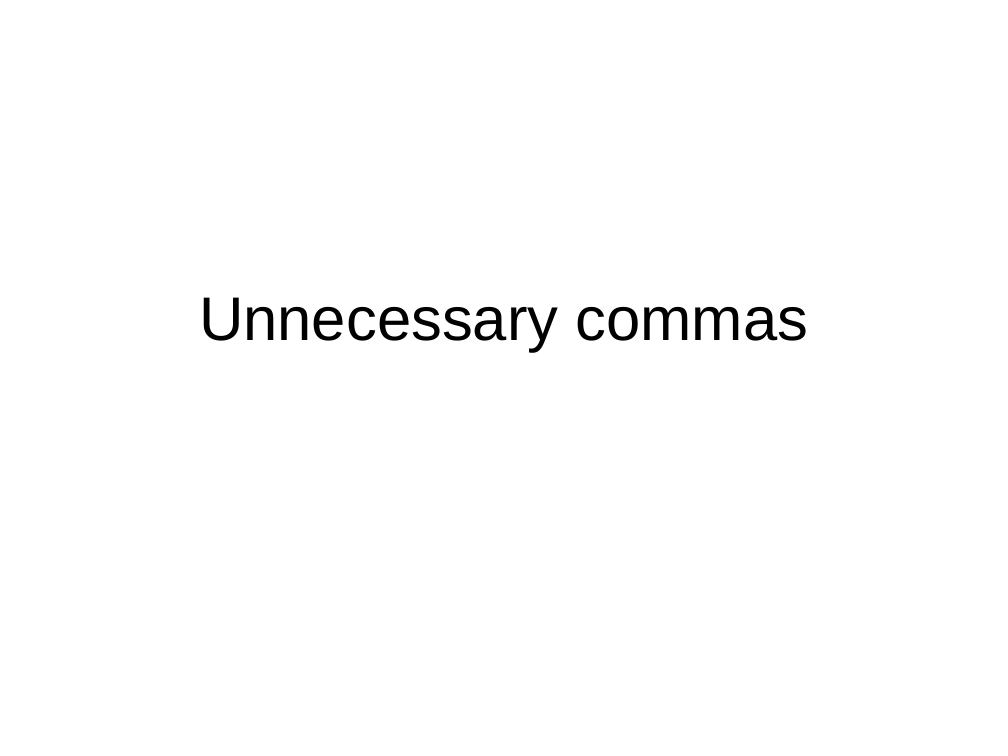
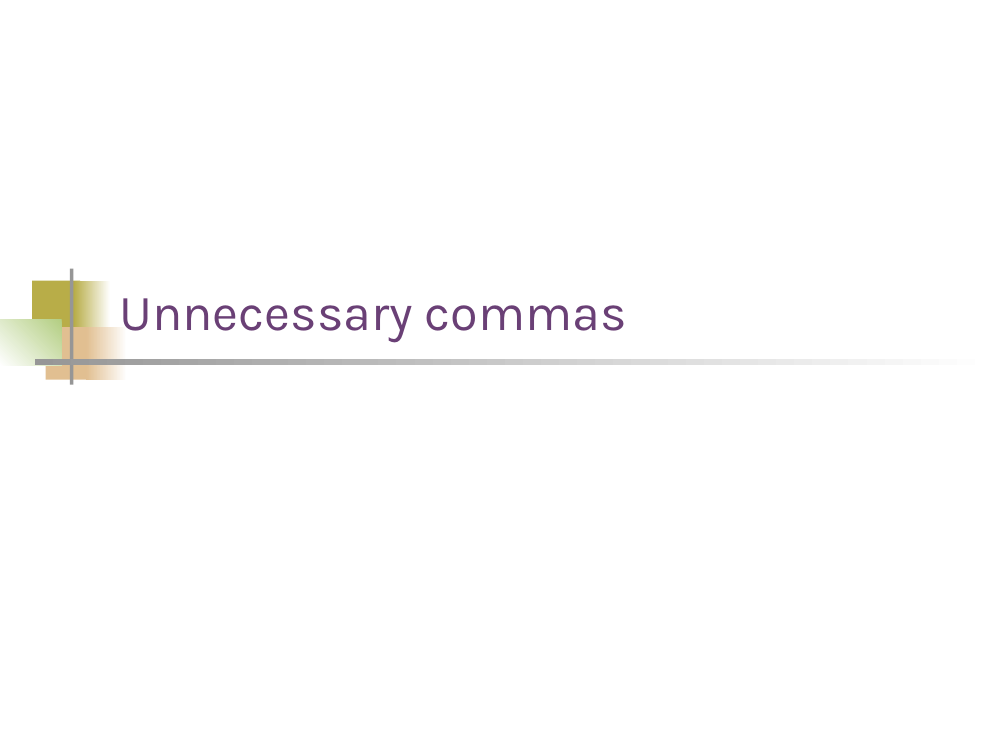
Before and after one commit to palmerc/lab, a slide deck: slide 14 of classes/engl4190/commas_and_end_punctuation.ppt (slide 15 before the commit). Drawn at 1008x756 pixels with LibreOffice and Linux fonts; fonts in the diff are those of the drawing. Boxes give left, top, right and bottom in pixels: in the first picture for what was removed or moved away, otherwise in the second. Text is boxed around its words. In the diff, an @@ line names an element or a change of style, - is before the commit and + after.

```diff
--- a/classes/engl4190/commas_and_end_punctuation.ppt
+++ b/classes/engl4190/commas_and_end_punctuation.ppt
@@ title "Unnecessary commas": place and size @@
-title "Unnecessary commas" at box(199, 297, 808, 352)
+title "Unnecessary commas" at box(119, 298, 627, 343)
@@ title "Unnecessary commas" at box(119, 298, 627, 343): size 44 to 36 pt, font Arial to Karla, text colour #000000 to #6A4076; alignment centre to left; vertical alignment middle to bottom @@
@@ group added at box(0, 269, 994, 385): 7 rectangles @@
```
Also in this commit, not shown: 17 other slides changed, 2 slides added, 4 slides removed.
